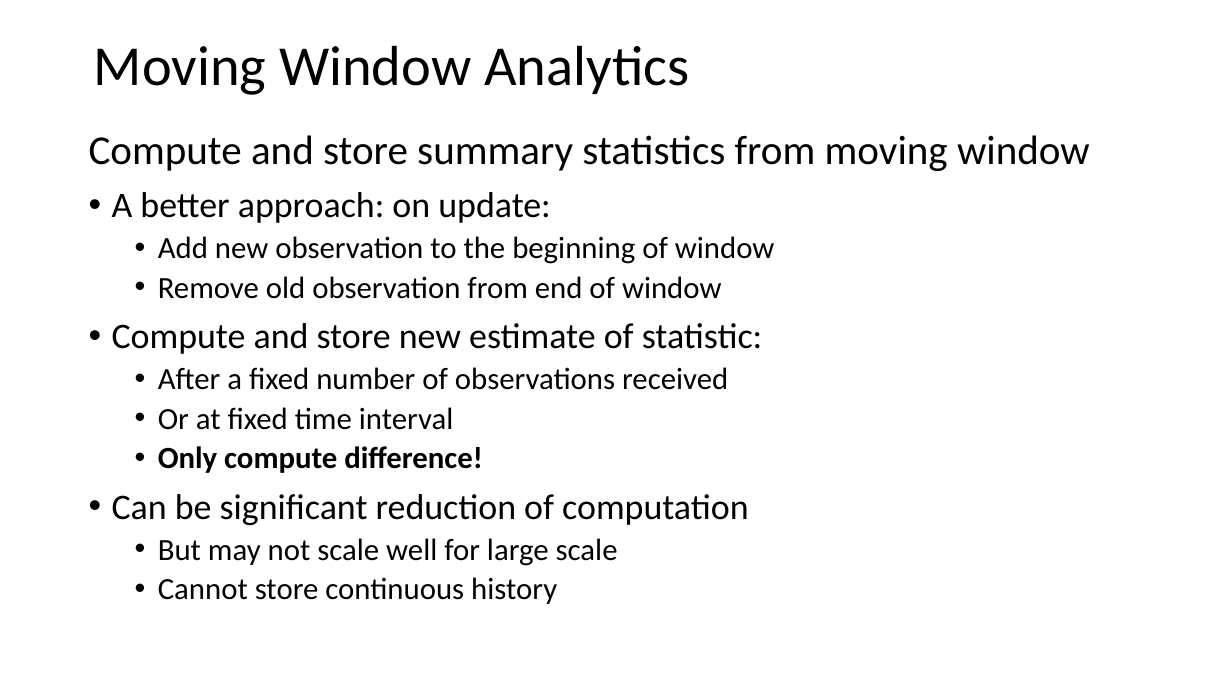
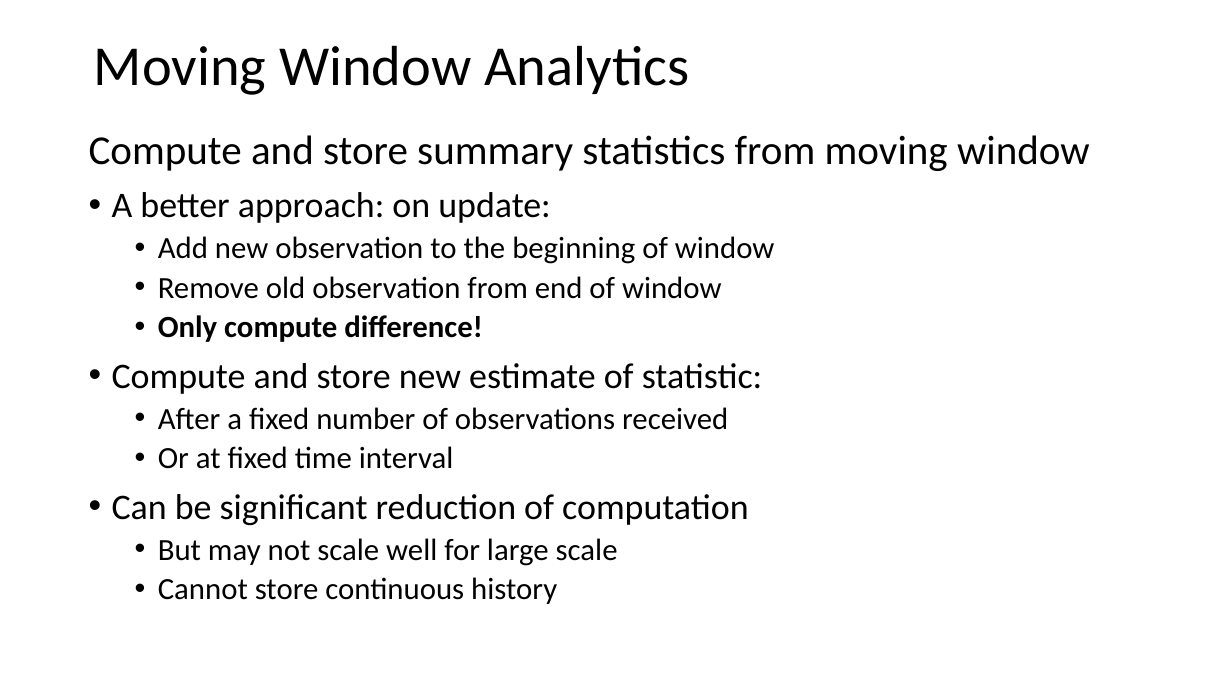
Before and after one commit to StephenElston/CSCI-E-108, a slide deck: slide 16 of slides/3_StreamingAnalytics.pptx. Drawn at 1232x693 pixels with LibreOffice and Linux fonts; fonts in the diff are those of the drawing. Boxes give left, top, right and bottom in pixels: in the first picture for what was removed or moved away, otherwise in the second. Text is boxed around its words. In the diff, an @@ line names an element or a change of style, - is before the commit and + after.

```diff
--- a/slides/3_StreamingAnalytics.pptx
+++ b/slides/3_StreamingAnalytics.pptx
@@ text at [158, 315, 483, 342]: paragraph added @@
+  • Only compute difference!
@@ text at [158, 446, 483, 473]: paragraph removed @@
-  • Only compute difference!
```
Also in this commit, not shown: 1 other slide changed.
